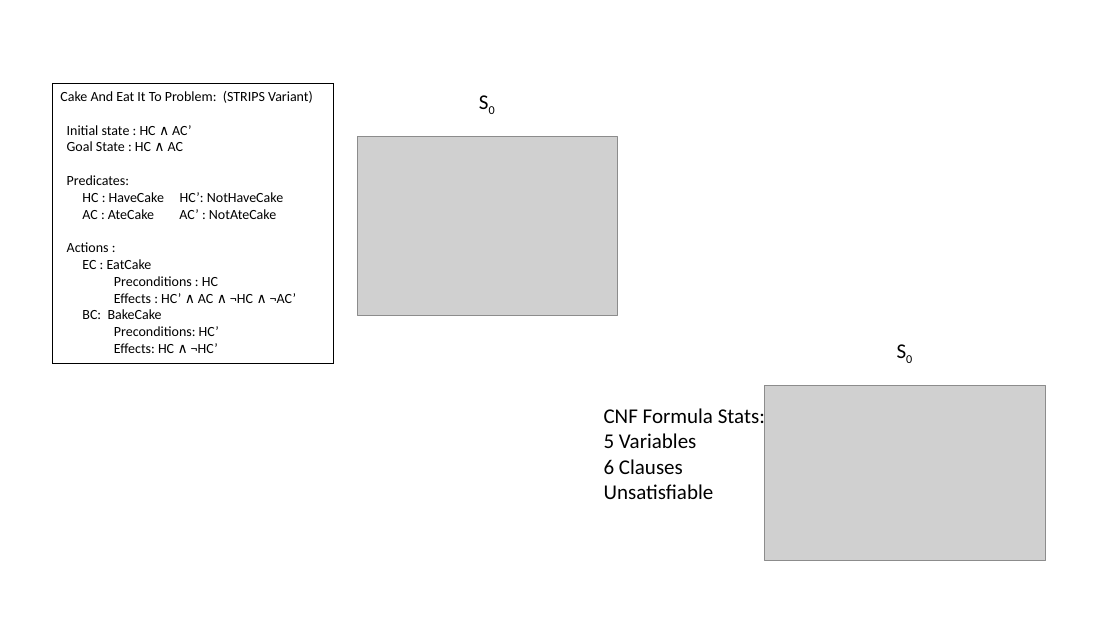
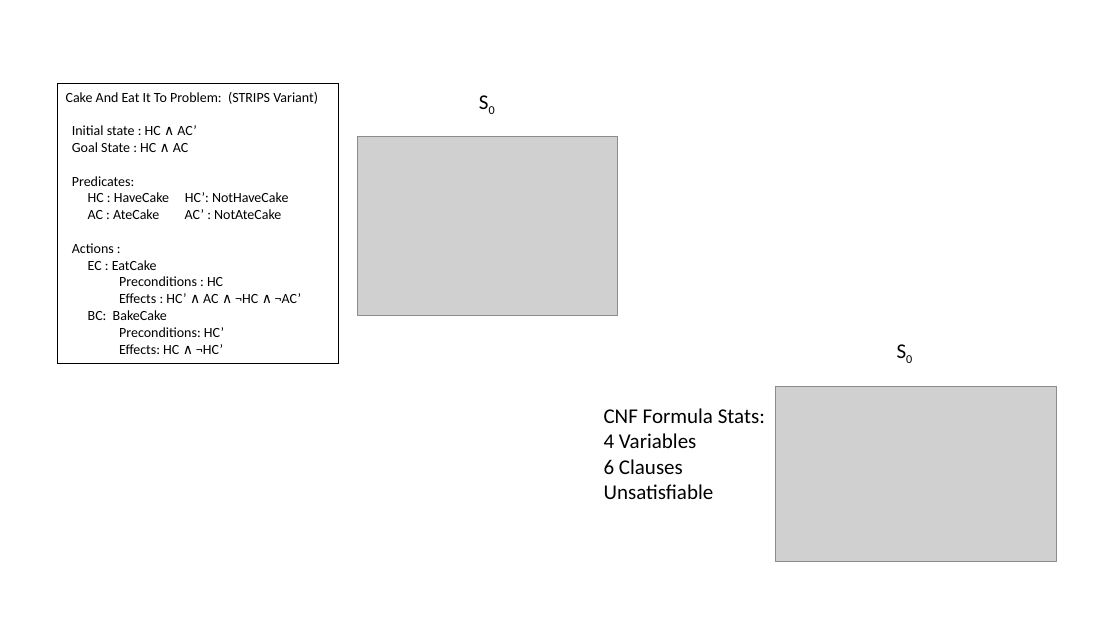
Before and after one commit to tmeindle/NaivePlanner, a slide deck: slide 8 of NaivePlanner/Slides.pptx. Drawn at 1120x630 pixels with LibreOffice and Linux fonts; fonts in the diff are those of the drawing; grey boxes stand for pictures. Boxes give left, top, right and bottom in pixels: in the first picture for what was removed or moved away, otherwise in the second. Text is boxed around its words. In the diff, an @@ line names an element or a change of style, - is before the commit and + after.

Commit message:
A few minor corections the most important being the variable count for the cnf formula at time s0 during StripsToSatPlan explaination

```diff
--- a/NaivePlanner/Slides.pptx
+++ b/NaivePlanner/Slides.pptx
@@ rectangle "Cake And Eat It To ...": place and size @@
-rectangle "Cake And Eat It To ..." at [52, 83, 334, 363]
+rectangle "Cake And Eat It To ..." at [57, 84, 339, 364]
@@ picture: place and size @@
-picture at [765, 386, 1046, 561]
+picture at [776, 386, 1057, 562]
@@ text at [604, 408, 765, 448]: text changed @@
-CNF Formula Stats:
-5 Variables
+CNF Formula Stats:
+4 Variables
```
Also in this commit, not shown: 7 other slides changed.
